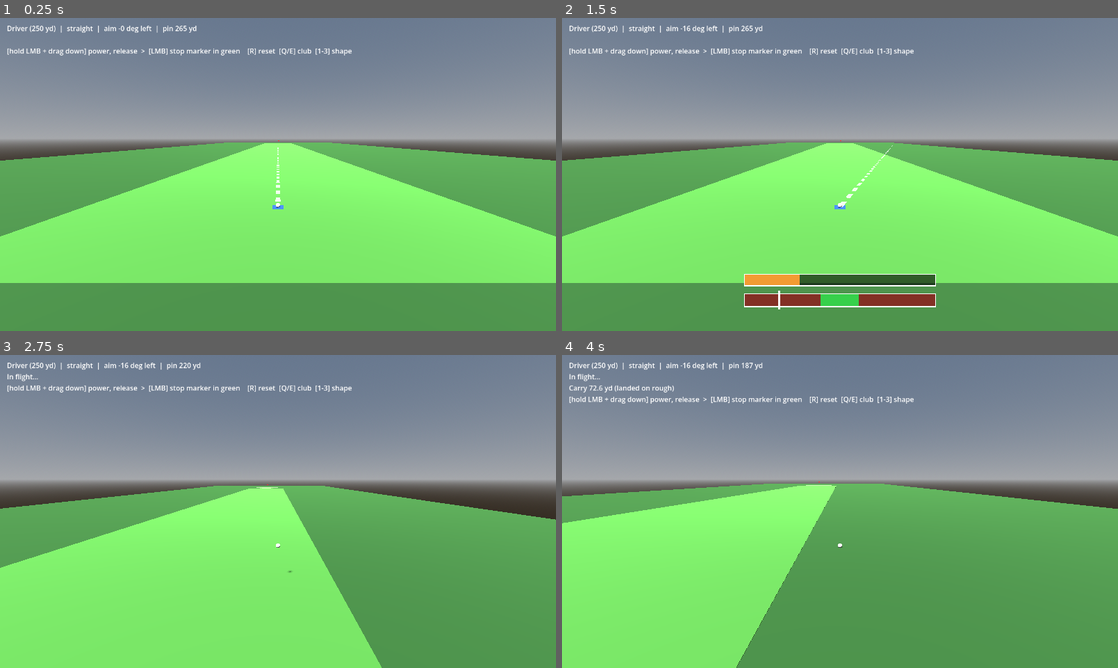
Above: before the commit, frames 1-4 (two rows, left to right).
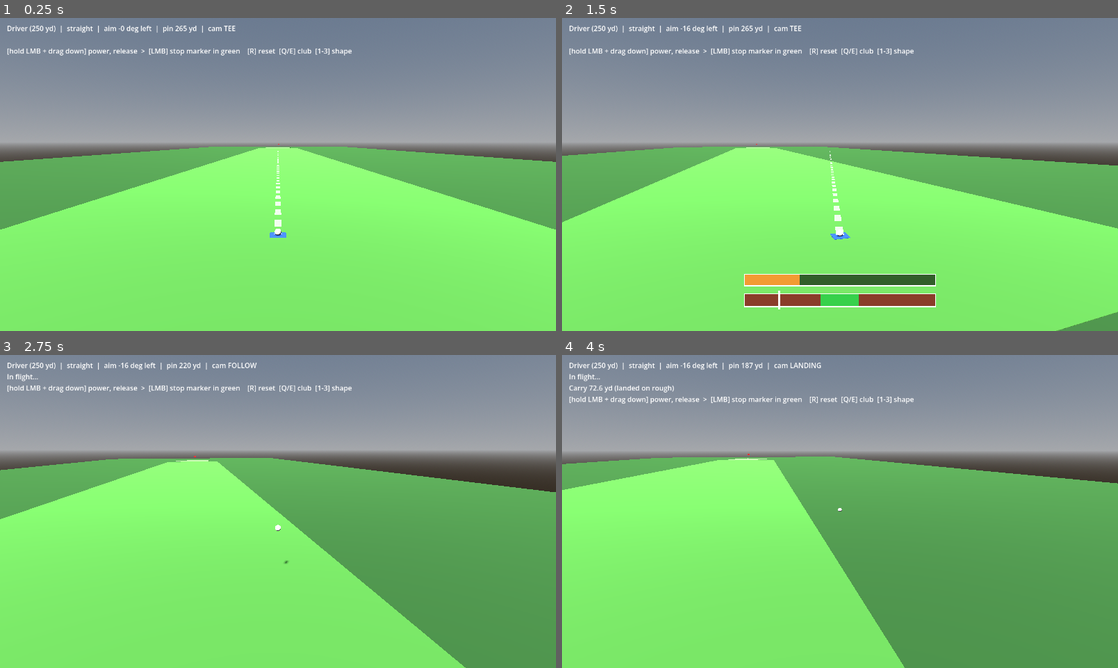
Above: after the commit, the same moments.

Repository: tredaman5/Back-Nine
Game: Godot game, scene res://scenes/test/test_course.tscn
Two runs of this game, one before a commit and one after it. Both use one fixed random seed, a clock stepped at 60 frames per second and the inputs below.
Inputs (mouse positions are in pixels of both pictures, inside the frame that each line leads up to):
- Up to frame 1 (0.25 s): no input
- Up to frame 2 (1.5 s): move the mouse to (962, 158) at 0.52 s; press the mouse at (962, 158) at 0.53 s; move the mouse to (728, 190) at 1.27 s; release the mouse at (728, 190) at 1.28 s; tap Left (aim_left) at 1.35 s
- Up to frame 3 (2.75 s): click (166, 527) at 1.55 s; move the mouse to (333, 442) at 2.02 s; press the mouse at (333, 442) at 2.03 s; tap Right (aim_right) at 2.1 s
- Up to frame 4 (4 s): move the mouse to (812, 574) at 2.77 s; release the mouse at (812, 574) at 2.78 s; tap C (caddie_call) at 2.85 s; click (812, 574) at 3.05 s; move the mouse to (1006, 558) at 3.52 s; hold E (club_next) from 3.53 s (still down); click (1006, 558) at 3.8 s

The runs differ from the first frame. In frame 1, 20% of the frame differs, in the area x 0-100%, y 2-100%; in frame 2, 22%; in frame 3, 26%; in frame 4, 25%.

Commit message:
Use CameraRig in the test course and debug harness

Diff:
--- a/scenes/test/test_course.tscn
+++ b/scenes/test/test_course.tscn
@@ -1,9 +1,10 @@
-[gd_scene load_steps=9 format=3]
+[gd_scene load_steps=10 format=3]
 
 [ext_resource type="PackedScene" path="res://scenes/holes/hole_test.tscn" id="1_hole"]
 [ext_resource type="PackedScene" path="res://scenes/ball/ball.tscn" id="2_ball"]
 [ext_resource type="Script" path="res://scripts/debug/ball_debug_launcher.gd" id="3_dbg"]
 [ext_resource type="PackedScene" path="res://scenes/player/player.tscn" id="4_player"]
+[ext_resource type="PackedScene" path="res://scenes/camera/camera_rig.tscn" id="5_cam"]
 
 [sub_resource type="ProceduralSkyMaterial" id="Sky_mat"]
 
@@ -27,9 +28,8 @@
 rotation_degrees = Vector3(-50, -30, 0)
 shadow_enabled = true
 
-[node name="TempCamera" type="Camera3D" parent="."]
-transform = Transform3D(1, 0, 0, 0, 0.985, 0.174, 0, -0.174, 0.985, 0, 6, 18)
-current = true
+[node name="CameraRig" parent="." instance=ExtResource("5_cam")]
+transform = Transform3D(1, 0, 0, 0, 1, 0, 0, 0, 1, 0, 6, 18)
 
 [node name="Player" parent="." instance=ExtResource("4_player")]
 
@@ -37,7 +37,7 @@
 script = ExtResource("3_dbg")
 ball_scene = ExtResource("2_ball")
 tee_path = NodePath("../Hole/Tee")
-camera_path = NodePath("../TempCamera")
+camera_path = NodePath("../CameraRig")
 cup_path = NodePath("../Hole/Cup")
 oob_path = NodePath("../Hole/OutOfBounds")
 player_path = NodePath("../Player")
--- a/scripts/debug/ball_debug_launcher.gd
+++ b/scripts/debug/ball_debug_launcher.gd
@@ -1,6 +1,6 @@
 extends Node
 ## TEMPORARY test harness for the player and ball. Replaced by MatchManager and the real HUD later.
-## Spawns the ball, hooks up the swing meter, shows results, and handles out-of-bounds / holed.
+## Spawns the ball, hooks up the swing meter and camera, shows results, and handles out-of-bounds / holed.
 ## R = reset to tee.
 
 @export var ball_scene: PackedScene
@@ -14,13 +14,12 @@
 var _tee: Marker3D
 var _cup: CupDetector
 var _oob: OOBDetector
-var _camera: Camera3D
+var _camera: CameraRig
 var _input: PlayerInput
 var _aim: ShotAim
 var _swing: SwingController
 var _label: Label
 var _result: String = ""
-var _follow: bool = false
 var _rest_position: Vector3 = Vector3.ZERO
 
 
@@ -28,7 +27,7 @@
 	_tee = get_node(tee_path) as Marker3D
 	_cup = get_node(cup_path) as CupDetector
 	_oob = get_node(oob_path) as OOBDetector
-	_camera = get_node(camera_path) as Camera3D
+	_camera = get_node(camera_path) as CameraRig
 	var player: Node = get_node(player_path)
 	_input = player.get_node("PlayerInput") as PlayerInput
 	_aim = player.get_node("ShotAim") as ShotAim
@@ -46,6 +45,7 @@
 	_aim.set_ball(_ball)
 	_swing.set_ball(_ball)
 	_reset_ball(_tee.global_position + Vector3(0, 0.25, 0))
+	_camera.bind(_ball, _aim, _swing, _input)
 
 	var layer := CanvasLayer.new()
 	var meter := SwingMeter.new()
@@ -67,16 +67,14 @@
 	_ball.teleport(pos)
 	_rest_position = pos
 	_swing.reset()
-	_follow = false
 	_result = ""
-	_camera.global_position = pos + Vector3(0, 6, 18)
-	_camera.rotation_degrees = Vector3(-10, 0, 0)
 	_aim.aim_at(_cup.global_position)
+	if _camera != null:
+		_camera.snap_to_tee()
 
 
 func _on_shot_taken(_golfer: Node) -> void:
 	_result = "In flight..."
-	_follow = true
 
 
 func _on_swing_resolved(r: Dictionary) -> void:
@@ -108,11 +106,9 @@
 
 
 func _process(_delta: float) -> void:
-	if _follow:
-		_camera.global_position = _ball.global_position + Vector3(0, 6, 18)
-		_camera.look_at(_ball.global_position + Vector3(0, 0, -20))
 	if _label != null:
 		var club: Club = _input.current_club()
 		var to_pin: float = Vector2(_ball.global_position.x - _cup.global_position.x, _ball.global_position.z - _cup.global_position.z).length()
-		_label.text = "%s (%.0f yd)  |  %s  |  aim %.0f deg left  |  pin %.0f yd\n%s\n[hold LMB + drag down] power, release  >  [LMB] stop marker in green    [R] reset  [Q/E] club  [1-3] shape" % [
-			club.display_name, club.range_yards(), _input.current_shape(), _aim.yaw_deg, to_pin, _result]
+		_label.text = "%s (%.0f yd)  |  %s  |  aim %.0f deg left  |  pin %.0f yd  |  cam %s\n%s\n[hold LMB + drag down] power, release  >  [LMB] stop marker in green    [R] reset  [Q/E] club  [1-3] shape" % [
+			club.display_name, club.range_yards(), _input.current_shape(), _aim.yaw_deg, to_pin,
+			CameraRig.Mode.keys()[_camera.mode], _result]
